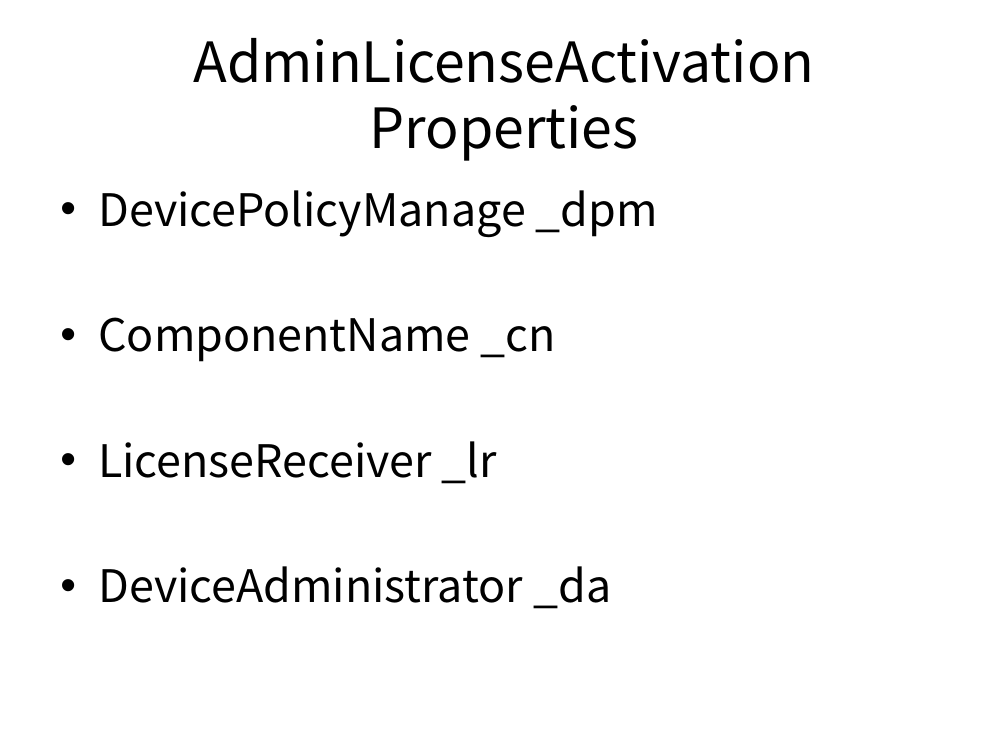
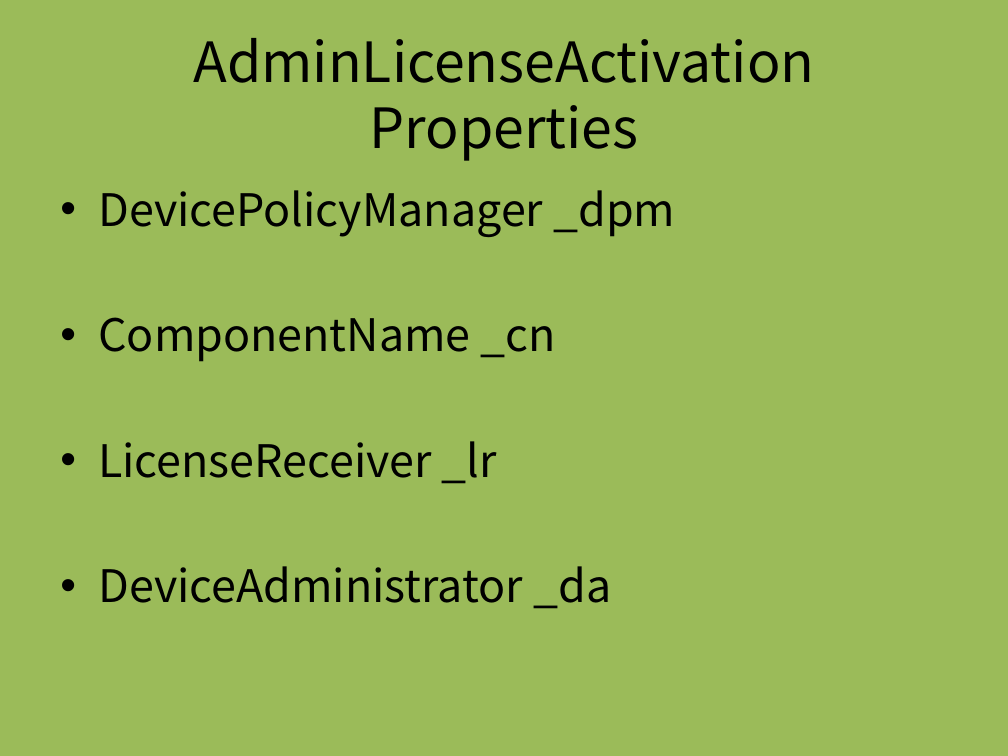
Before and after one commit to dummyFirst/NHK_Japanese, a slide deck: slide 3 of Android/AppControl.pptx. Drawn at 1008x756 pixels with LibreOffice and Linux fonts; fonts in the diff are those of the drawing. Boxes give left, top, right and bottom in pixels: in the first picture for what was removed or moved away, otherwise in the second. Text is boxed around its words. In the diff, an @@ line names an element or a change of style, - is before the commit and + after.

```diff
--- a/Android/AppControl.pptx
+++ b/Android/AppControl.pptx
@@ background #FFFFFF to #9BBB59 @@
@@ text at (x1=98, y1=190, x2=675, y2=237): text changed @@
-• DevicePolicyManage _dpm
+• DevicePolicyManager _dpm
```
Also in this commit, not shown: 8 other slides changed, 6 slides added.
